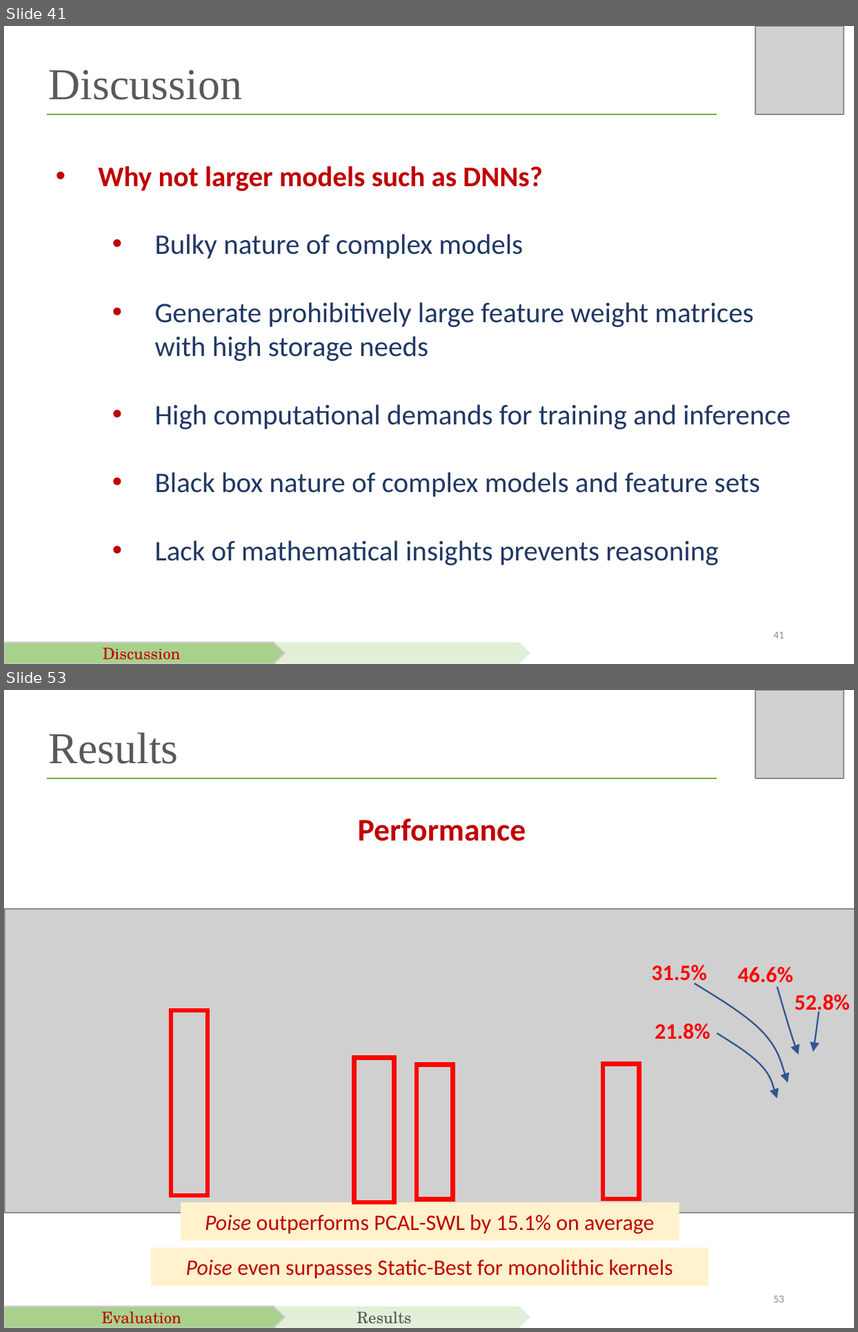
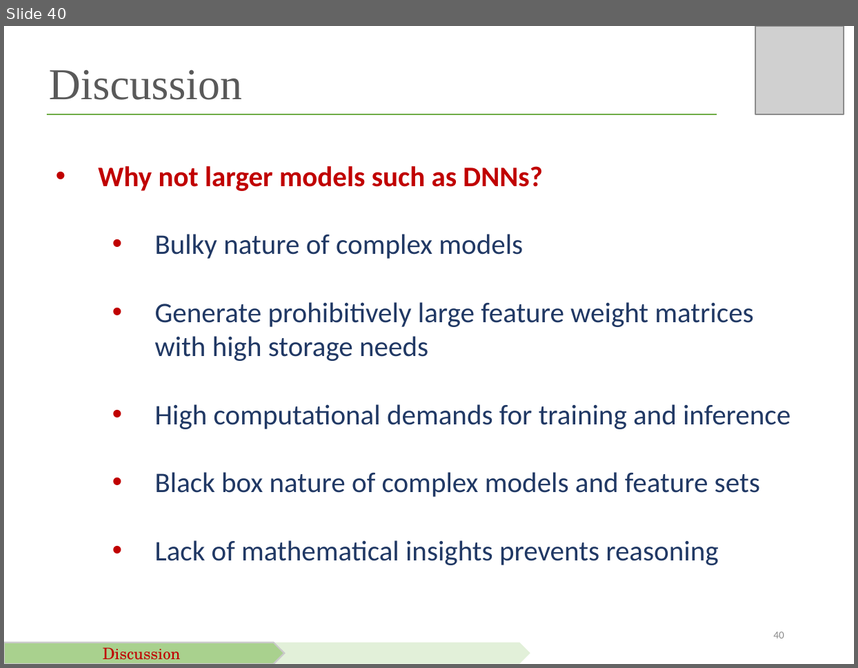
Before and after one commit to saumaydublish/saumaydublish.github.io, a slide deck: slides/hpca2019_slides.pptx. Shown one above the other, each under a label of ours: slides 41 and 53 before the commit, slide 40 after it; the slides between them are not shown. The pictures are 858x1332 and 858x668 pixels, drawn with LibreOffice and Linux fonts; fonts in the diff are those of the drawing; grey boxes stand for pictures. Boxes give left, top, right and bottom in pixels: in the first picture for what was removed or moved away, otherwise in the second. Text is boxed around its words. In the diff, an @@ line names an element or a change of style, - is before the commit and + after.

```diff
--- a/slides/hpca2019_slides.pptx
+++ b/slides/hpca2019_slides.pptx
@@ slide 53 removed at bbox=[4, 690, 854, 1328], background #FFFFFF @@
@@ picture removed at bbox=[755, 690, 844, 778] @@
@@ text removed at bbox=[49, 732, 179, 764] @@
-Results
@@ line removed from (47, 778) to (717, 778) @@
@@ text removed at bbox=[358, 818, 526, 841] @@
-Performance
@@ picture removed at bbox=[5, 909, 854, 1212] @@
@@ text removed at bbox=[651, 965, 706, 985] @@
-31.5%
@@ text removed at bbox=[738, 967, 793, 987] @@
-46.6%
@@ freeform shape removed at bbox=[694, 983, 787, 1083] @@
@@ freeform shape removed at bbox=[777, 987, 799, 1055] @@
@@ text removed at bbox=[795, 994, 850, 1015] @@
-52.8%
@@ group removed at bbox=[170, 1009, 639, 1202]: 4 rectangles @@
@@ freeform shape removed at bbox=[813, 1011, 819, 1050] @@
@@ text removed at bbox=[655, 1023, 710, 1039] @@
-21.8%
@@ freeform shape removed at bbox=[717, 1034, 777, 1098] @@
@@ rectangle removed at bbox=[181, 1202, 680, 1241] @@
-Poise outperforms PCAL-SWL by 15.1% on average
@@ rectangle removed at bbox=[152, 1248, 709, 1286] @@
-Poise even surpasses Static-Best for monolithic kernels
@@ pentagon arrow removed at bbox=[4, 1305, 284, 1327] @@
-Evaluation
@@ pentagon arrow removed at bbox=[141, 1305, 530, 1327] @@
-Results
@@ page number removed at bbox=[773, 1295, 784, 1302] @@
-53
@@ what was slide 41 is now slide 40 @@
@@ page number at bbox=[773, 631, 784, 638]: text changed @@
-41
+40
```
Also in this commit, not shown: 2 slides changed, 9 other slides removed, 4 other files.
